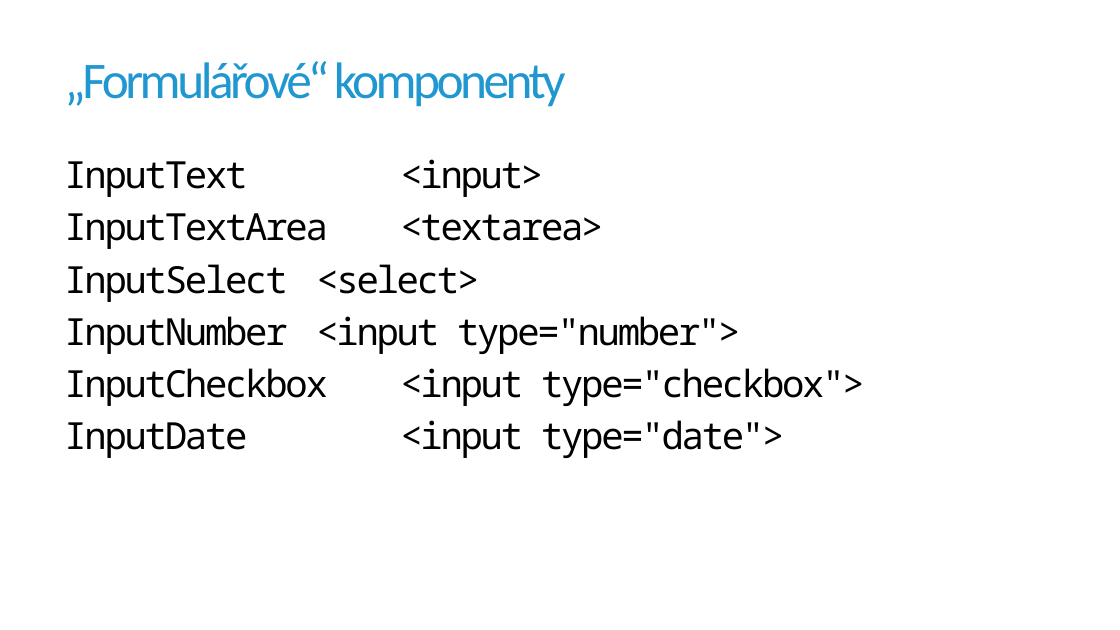
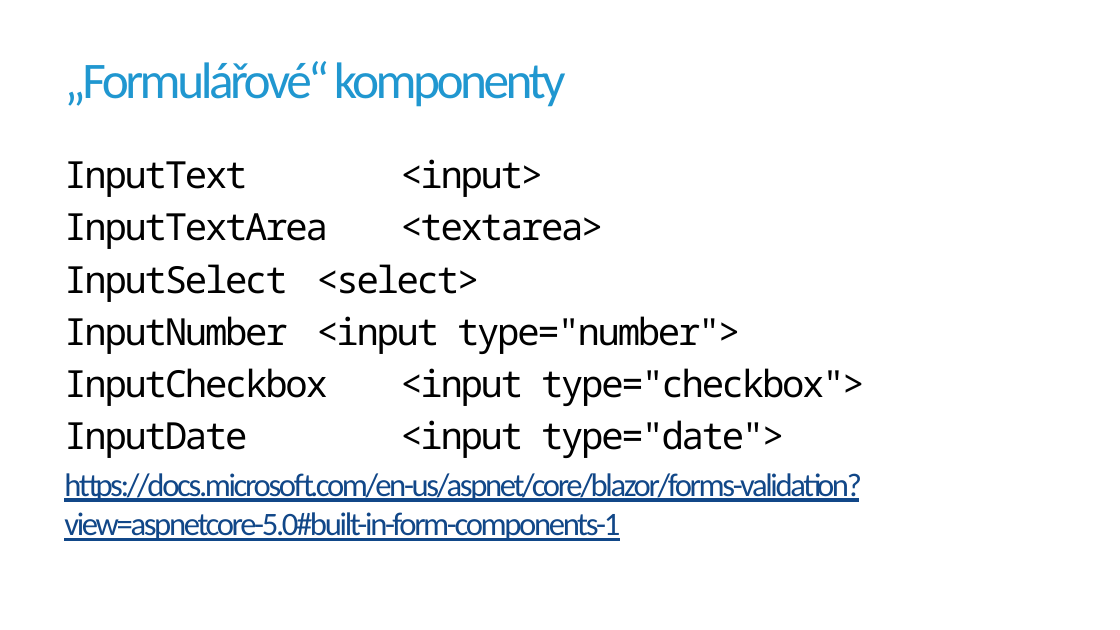
Before and after one commit to jirikanda/BlazorDemos, a slide deck: slide 5 of Presentation/04 - Blazor - Formuláře.pptx. Drawn at 1120x630 pixels with LibreOffice and Linux fonts; fonts in the diff are those of the drawing; background and template pictures are left out. Boxes give left, top, right and bottom in pixels: in the first picture for what was removed or moved away, otherwise in the second. Text is boxed around its words. In the diff, an @@ line names an element or a change of style, - is before the commit and + after.

```diff
--- a/Presentation/04 - Blazor - Formuláře.pptx
+++ b/Presentation/04 - Blazor - Formuláře.pptx
@@ text at (64, 473, 862, 541): paragraph added @@
+https://docs.microsoft.com/en-us/aspnet/core/blazor/forms-validation?view=aspnetcore-5.0#built-in-form-components-1
```
Also in this commit, not shown: 1 slide added, 37 other files.
